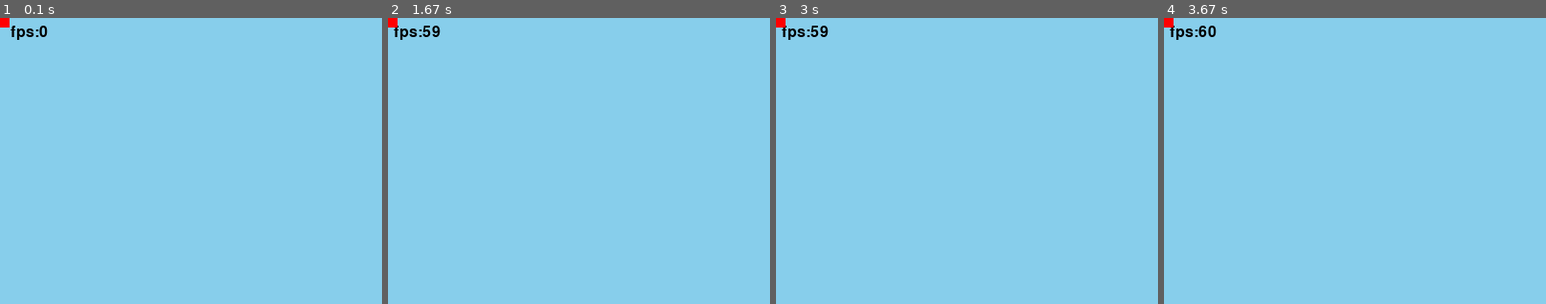
Above: before the commit, frames 1-4 (left to right).
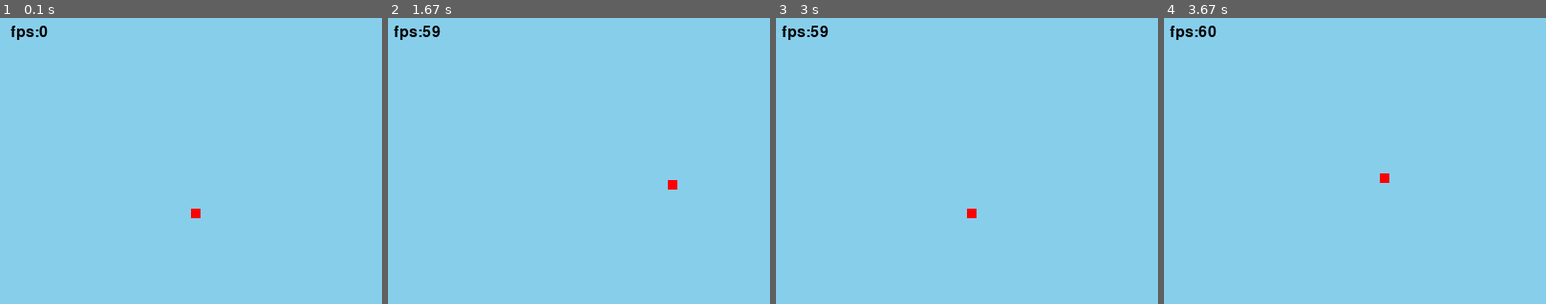
Above: after the commit, the same moments.

Repository: LTstrange/PyGameEngine
Game: pygame game, started from main.py
The game is run twice, just before and just after one commit, with the same random seed, the same clock (stepped at 60 frames per second) and the same inputs.
Inputs:
- Up to frame 1 (0.1 s): no input
- Up to frame 2 (1.67 s): hold Right 0.33-0.8 s; hold Up 0.83-1.13 s; hold D 1.17-1.63 s
- Up to frame 3 (3 s): hold Left 1.67-2.2 s; hold S 2.23-2.53 s; hold Left 2.57-2.97 s
- Up to frame 4 (3.67 s): hold W 3-3.37 s; hold Right from 3.4 s (still down)
The pictures show only the part of the screen within x 0-50%, y 0-50%; the shares and areas given below are measured in that part.

The runs differ from the first frame. In frame 1, 0.2% of the frame differs, in the area x 0-53%, y 0-70%; in frame 2, 0.2%; in frame 3, 0.2%; in frame 4, 0.2%.

Commit message:
add pos(Vector2) in class Object, make input more easier to use.

Diff:
--- a/PyGameEngine/Input.py
+++ b/PyGameEngine/Input.py
@@ -9,7 +9,7 @@
     def __init__(self, game):
         self.game = game
         self.mouse = Mouse()
-        self.axis = [0, 0]
+        self.axis = pygame.math.Vector2()
 
     def update(self):
         self.mouse.update()
@@ -23,15 +23,23 @@
                         sp.handle_input()
 
             if event.type == pygame.KEYDOWN:
-                print(event)
                 if event.key in [pygame.K_w, pygame.K_UP]:
-                    self.axis[1] += 1
+                    self.axis.y -= 1
                 if event.key in [pygame.K_s, pygame.K_DOWN]:
-                    self.axis[1] -= 1
+                    self.axis.y += 1
                 if event.key in [pygame.K_a, pygame.K_LEFT]:
-                    self.axis[0] -= 1
+                    self.axis.x -= 1
                 if event.key in [pygame.K_d, pygame.K_RIGHT]:
-                    self.axis[0] += 1
+                    self.axis.x += 1
+            if event.type == pygame.KEYUP:
+                if event.key in [pygame.K_w, pygame.K_UP]:
+                    self.axis.y -= -1
+                if event.key in [pygame.K_s, pygame.K_DOWN]:
+                    self.axis.y += -1
+                if event.key in [pygame.K_a, pygame.K_LEFT]:
+                    self.axis.x -= -1
+                if event.key in [pygame.K_d, pygame.K_RIGHT]:
+                    self.axis.x += -1
 
 
 
--- a/PyGameEngine/Object.py
+++ b/PyGameEngine/Object.py
@@ -3,18 +3,31 @@
 # @Author  : LTstrange
 import pygame
 from pygame.color import THECOLORS
+from pygame.math import Vector2
 from pygame.sprite import Sprite, AbstractGroup
 
 
 class Object(Sprite):
-    def __init__(self, size, color, *groups: AbstractGroup):
+    def __init__(self, pos, size, color, *groups: AbstractGroup):
         super().__init__(*groups)
-        self.image = pygame.Surface(size)
-        self.image.fill(color)
-        self.rect = self.image.get_rect()
+        self.pos = Vector2(pos)
+        self.size = size
+
+        self._image = pygame.Surface(size)
+        self._image.fill(color)
+        self._rect = self._image.get_rect()
 
     def update(self, *args, **kwargs):
         pass
 
     def handle_input(self, *args, **kwargs):
         pass
+
+    @property
+    def image(self):
+        return self._image
+
+    @property
+    def rect(self):
+        self._rect = self.pos
+        return self._rect
--- a/main.py
+++ b/main.py
@@ -30,15 +30,18 @@
         TextBar((0, 0), (60, 30), self.group, text_key='fps')
 
     def set_objects(self):
-        Character((10, 10), THECOLORS['red'], self.game.input, self.group)
+        Character((200, 200), (10, 10), THECOLORS['red'], self.game, self.group)
+
 
 class Character(Object):
-    def __init__(self, size, color, usr_input, *groups: AbstractGroup):
-        super().__init__(size, color, *groups)
-        self.usr_input = usr_input
-    def handle_input(self, *args, **kwargs):
-        self.rect.move_ip(self.usr_input.axis)
-
+    def __init__(self, pos, size, color, game, *groups: AbstractGroup):
+        super().__init__(pos, size, color, *groups)
+        self.game = game
+        self.velocity = 100
+    def update(self, *args, **kwargs):
+        axis = self.game.input.axis if self.game.input.axis.length() == 0 else self.game.input.axis.normalize()
+        self.pos.xy += axis * self.velocity * self.game.deltatime / 1000
+        print(self.pos)
 
 
 class Game:
@@ -59,7 +62,7 @@
 
     def run(self):
         while self.running:
-            self.Clock.tick()
+            self.deltatime = self.Clock.tick()
             self.input.update()
             fps = f"fps:{int(self.Clock.get_fps())}"
             self.scene.update(fps=fps)
